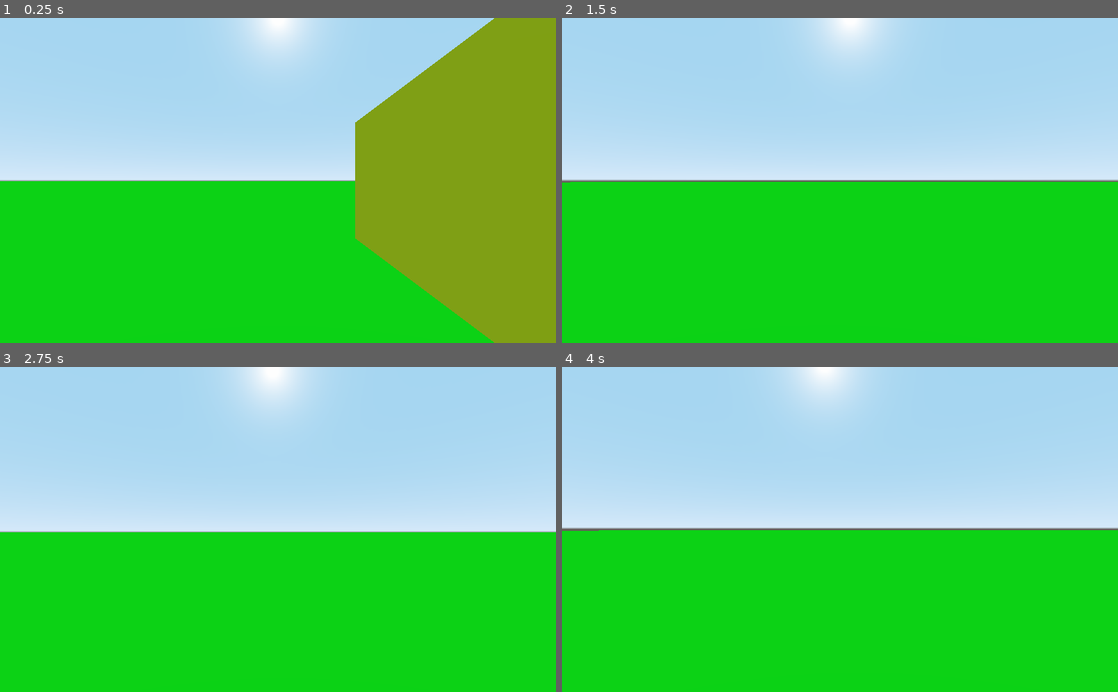
Above: before the commit, frames 1-4 (two rows, left to right).
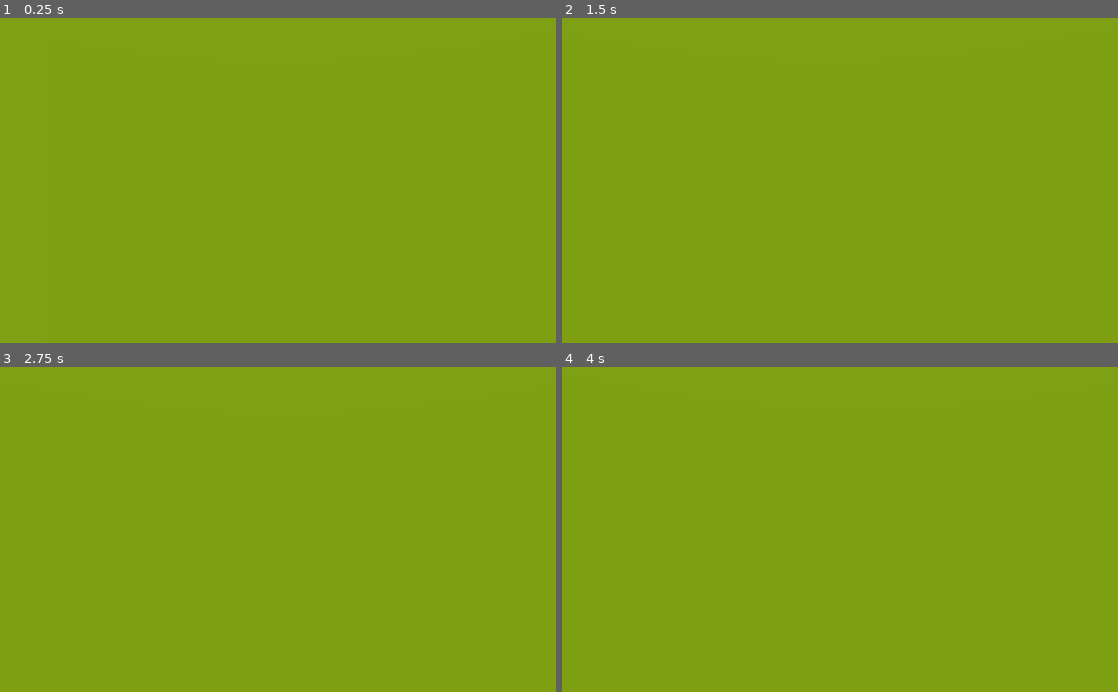
Above: after the commit, the same moments.

Repository: dktr0/NotWaitingForGodot
Game: Godot game, scene res://NotWaitingForGodot.tscn
Same seed, same stepped clock (60 frames per second), same inputs: the game is played once before the commit and once after it.
Inputs (mouse positions are in pixels of both pictures, inside the frame that each line leads up to):
- Up to frame 1 (0.25 s): no input
- Up to frame 2 (1.5 s): tap Enter at 0.5 s; move the mouse to (867, 180) at 0.52 s; hold W (left_stick_up) from 0.53 s (still down); tap Space (a_button) at 0.6, 1.25, 1.35 s; click (867, 180) at 0.67 s; move the mouse to (812, 180) at 1.27 s
- Up to frame 3 (2.75 s): keep holding W (left_stick_up); move the mouse to (289, 523) at 2.02 s; tap Space (a_button) at 2.1 s
- Up to frame 4 (4 s): keep holding W (left_stick_up); tap Enter at 2.75 s; move the mouse to (834, 536) at 2.77 s; tap Space (a_button) at 2.85, 3.6 s; click (834, 536) at 2.92 s; move the mouse to (878, 532) at 3.52 s

The runs differ from the first frame. In frame 1, 72% of the frame differs, in the area x 0-89%, y 0-100%; in frame 2, 100%, in the area x 0-100%, y 0-100%; in frame 3, 100%; in frame 4, 100%.

Commit message:
20231122

Diff:
--- a/World.gd
+++ b/World.gd
@@ -2,106 +2,106 @@
 
 func _ready():
 	print("World::_ready()");
-	$"/root/NotWaitingForGodot/Player".playerStart(-2,2,-18);
-	makeACube(0,-1,0,0,1,0,800,1,800);
-	davidReady(0,0,0);
-	jackReady(0,0,40);
-	nadiaReady(0,0,80);
-	leoReady(0,0,120);
-
-func davidReady(x=0,y=0,z=0):
-	cubeRow("                    ",x+0,y+0,z-20,2,0,1,1,0);
-	cubeRow("+++++++             ",x+0,y+0,z-18,2,0,1,1,0);
-	cubeRow("      +         +++ ",x+0,y+0,z-16,2,0,1,1,0);
-	cubeRow("      +++++++   + + ",x+0,y+0,z-14,2,0,1,1,0);
-	cubeRow("      +     +++++ + ",x+0,y+0,z-12,2,0,1,1,0);
-	cubeRow("   ++++++   +++   + ",x+0,y+0,z-10,2,0,1,1,0);
-	cubeRow("   +    +   ++    + ",x+0,y+0,z-8,2,0,1,1,0);
-	cubeRow("   ++   +   +     + ",x+0,y+0,z-6,2,0,1,1,0);
-	cubeRow("    +   +   +     + ",x+0,y+0,z-4,2,0,1,1,0);
-	cubeRow("  +++   +   +     + ",x+0,y+0,z-2,2,0,1,1,0);
-	cubeRow("  +   +++   +     + ",x+0,y+0,z+0,2,0,1,1,0);
-	cubeRow("  +   +     +     + ",x+0,y+0,z+2,2,0,1,1,0);
-	cubeRow("  +      ++++     + ",x+0,y+0,z+4,2,0,1,1,0);
-	cubeRow("  ++++++++    +++++ ",x+0,y+0,z+6,2,0,1,1,0);
-	cubeRow("              +     ",x+0,y+0,z+8,2,0,1,1,0);
-	cubeRow("      ++++++++++++  ",x+0,y+0,z+10,2,0,1,1,0);
-	cubeRow("  +++++          +  ",x+0,y+0,z+12,2,0,1,1,0);
-	cubeRow("  +   ++++++++++++  ",x+0,y+0,z+14,2,0,1,1,0);
-	cubeRow("  +     +           ",x+0,y+0,z+16,2,0,1,1,0);
-	cubeRow("  +                 ",x+0,y+0,z+18,2,0,1,1,0);
-
-func jackReady(x=0, y=0, z=0):
-	cubeRow ("..+.................",x+0,y+0,z-20, 2, 0, 1, 1, 1);
-	cubeRow ("  +    ++++++++++++ ",x+0,y+0,z-18, 2, 0, 1, 1, 1);
-	cubeRow ("  ++++++            ",x+0,y+0,z-16, 2, 0, 1, 1, 1);
-	cubeRow ("    +++           + ",x+0,y+0,z-14, 2, 0, 1, 1, 1);
-	cubeRow ("     +++         ++ ",x+0,y+0,z-12, 2, 0, 1, 1, 1);
-	cubeRow ("       +       +++  ",x+0,y+0,z-10, 2, 0, 1, 1, 1);
-	cubeRow ("     +++      ++    ",x+0,y+0,z-8, 2, 0, 1, 1, 1);
-	cubeRow ("       ++ +  ++     ",x+0,y+0,z-6, 2, 0, 1, 1, 1);
-	cubeRow ("        ++++++      ",x+0,y+0,z-4, 2, 0, 1, 1, 1);
-	cubeRow ("            +++++++ ",x+0,y+0,z-2, 2, 0, 1, 1, 1);
-	cubeRow ("        ++++++   ++ ",x+0,y+0,z+0, 2, 0, 1, 1, 1);
-	cubeRow (" ++++++++        +  ",x+0,y+0,z+2, 2, 0, 1, 1, 1);
-	cubeRow (" +      ++++     +  ",x+0,y+0,z+4, 2, 0, 1, 1, 1);
-	cubeRow (" ++++++++++      +  ",x+0,y+0,z+6, 2, 0, 1, 1, 1);
-	cubeRow ("       +++       +  ",x+0,y+0,z+8, 2, 0, 1, 1, 1);
-	cubeRow ("      +++++++    +  ",x+0,y+0,z+10, 2, 0, 1, 1, 1);
-	cubeRow (" +        ++        ",x+0,y+0,z+12, 2, 0, 1, 1, 1);
-	cubeRow (" +++     ++++++++++ ",x+0,y+0,z+14, 2, 0, 1, 1, 1);
-	cubeRow (" ++++++++++++       ",x+0,y+0,z+16, 2, 0, 1, 1, 1);
-	cubeRow (" +                  ",x+0,y+0,z+18, 2, 0, 1, 1, 1);
-
-func nadiaReady(x=0, y=0, z=0):
-	cubeRow(".++.................", x,y+0,z-20,2,0,0,0,0);
-	cubeRow("  +++               ", x,y+0,z-18,2,0, 0,0,0);
-	cubeRow("    +++++++++++     ", x,y+0,z-16,2,0, 0,0,0);
-	cubeRow("     ++       +++++ ", x,y+0,z-14,2,0, 0,0,0);
-	cubeRow("     +++      ++    ", x,y+0,z-12,2,0, 0.5,0,0);
-	cubeRow("    ++  +     ++    ", x,y+0,z-10,2,0, 0,0,0);
-	cubeRow("   ++   +++++++     ", x,y+0,z-8,2,0, 0,0,0);
-	cubeRow("  +++    ++         ", x,y+0,z-6,2,0, 0,0,0);
-	cubeRow("+++      +++        ", x,y+0,z-4,2,0, 0,0,0);
-	cubeRow("+++        ++       ", x,y+0,z-2,2,0,0,0,0);
-	cubeRow("      +++++++       ", x,y+0,z-0,2,0, 0,0,0);
-	cubeRow("      +     +       ", x,y+0,z+2,2,0, 0,0,0);
-	cubeRow("    +++ ++++++      ", x,y+0,z+4,2,0, 0,0,0);
-	cubeRow("        +    +      ", x,y+0,z+6,2,0, 0,0,0);
-	cubeRow("        +     +     ", x,y+0,z+8,2,0, 0,0,0);
-	cubeRow("     ++++      ++++ ", x,y+0,z+10,2,0, 0,0,0);
-	cubeRow("   +++  ++      ++  ", x,y+0,z+12,2,0, 0,0,0);
-	cubeRow(" ++++   ++       ++ ", x,y+0,z+14,2,0, 0,0,0);
-	cubeRow("    +            ++ ", x,y+0,z+16,2,0, 0,0,0);
-	cubeRow("..+++...............", x,y+0,z+18,2,0, 0,0,0);
-
-func leoReady(x=0,y=0,z=0):
-	cubeRow(" ++         ++       ", x+0,y+0,z-20,2,0, 1,1,0);
-	cubeRow(" +  ++++++++++      ", x+0,y+0,z-18,2,0, 1,1,0);
-	cubeRow(" +++++      ++      ", x+0,y+0,z-16,2,0, 1,1,0);
-	cubeRow("          ++++++    ", x+0,y+0,z-14,2,0, 1,1,0);
-	cubeRow("    +++++      +    ", x+0,y+0,z-12,2,0, 1,1,0);
-	cubeRow("   +++  +      +    ", x+0,y+0,z-10,2,0, 1,1,0);
-	cubeRow("    ++  +      +    ", x+0,y+0,z-8,2,0, 1,1,0);
-	cubeRow("   +++++++++   +    ", x+0,y+0,z-6,2,0, 1,1,0);
-	cubeRow("   +           +    ", x+0,y+0,z-4,2,0, 1,1,0);
-	cubeRow("   +     ++   ++    ", x+0,y+0,z-2,2,0, 1,1,0);
-	cubeRow("   +  ++++++   +    ", x+0,y+0,z-0,2,0, 1,1,0);
-	cubeRow("   +++++   +++++    ", x+0,y+0,z+2,2,0, 1,1,0);
-	cubeRow("    +         +++   ", x+0,y+0,z+4,2,0, 1,1,0);
-	cubeRow("    +     ++++++    ", x+0,y+0,z+6,2,0, 1,1,0);
-	cubeRow("   ++        ++     ", x+0,y+0,z+8,2,0, 1,1,0);
-	cubeRow("   +         ++     ", x+0,y+0,z+10,2,0, 1,1,0);
-	cubeRow("+++++   ++++++  ++++", x+0,y+0,z+12,2,0, 1,1,0);
-	cubeRow("++++++          ++++", x+0,y+0,z+14,2,0, 1,1,0);
-	cubeRow("+++++  +++++++  ++++", x+0,y+0,z+16,2,0, 1,1,0);
-	cubeRow("++++  ++++++++  ++++", x+0,y+0,z+18,2,0, 1,1,0);
+	$"/root/NotWaitingForGodot/Player".playerStart(2,31,-18);
+	# makeACube(0,-1,0,0,1,0,800,1,800);
+	davidReady(0,30,0,5);
+	jackReady(0,20,0,5);
+	nadiaReady(0,10,0,5);
+	leoReady(0,0,0,5);
+
+func davidReady(x=0,y=0,z=0,yScale=2):
+	cubeRow("                    ",x+0,y+0,z-20,2,0,1,1,0,yScale);
+	cubeRow(" ++++++             ",x+0,y+0,z-18,2,0,1,1,0,yScale);
+	cubeRow("      +         +++ ",x+0,y+0,z-16,2,0,1,1,0,yScale);
+	cubeRow("      +++++++   + + ",x+0,y+0,z-14,2,0,1,1,0,yScale);
+	cubeRow("      +     +++++ + ",x+0,y+0,z-12,2,0,1,1,0,yScale);
+	cubeRow("   ++++++   +++   + ",x+0,y+0,z-10,2,0,1,1,0,yScale);
+	cubeRow("   +    +   ++    + ",x+0,y+0,z-8,2,0,1,1,0,yScale);
+	cubeRow("   ++   +   +     + ",x+0,y+0,z-6,2,0,1,1,0,yScale);
+	cubeRow("    +   +   +     + ",x+0,y+0,z-4,2,0,1,1,0,yScale);
+	cubeRow("  +++   +   +     + ",x+0,y+0,z-2,2,0,1,1,0,yScale);
+	cubeRow("  +   +++   +     + ",x+0,y+0,z+0,2,0,1,1,0,yScale);
+	cubeRow("  +++++     +     + ",x+0,y+0,z+2,2,0,1,1,0,yScale);
+	cubeRow("  +      ++++     + ",x+0,y+0,z+4,2,0,1,1,0,yScale);
+	cubeRow("  ++++++++    +++++ ",x+0,y+0,z+6,2,0,1,1,0,yScale);
+	cubeRow("         +    +     ",x+0,y+0,z+8,2,0,1,1,0,yScale);
+	cubeRow("      ++++ ++++     ",x+0,y+0,z+10,2,0,1,1,0,yScale);
+	cubeRow("  +++++    +        ",x+0,y+0,z+12,2,0,1,1,0,yScale);
+	cubeRow("  +   +++  ++++     ",x+0,y+0,z+14,2,0,1,1,0,yScale);
+	cubeRow("  +     +     O     ",x+0,y+0,z+16,2,0,1,1,0,yScale);
+	cubeRow("                    ",x+0,y+0,z+18,2,0,1,1,0,yScale);
+
+func jackReady(x=0, y=0, z=0, yScale=2):
+	cubeRow ("....................",x+0,y+0,z-20, 2, 0, 1, 1, 1,yScale);
+	cubeRow ("  +    +++++++++    ",x+0,y+0,z-18, 2, 0, 1, 1, 1,yScale);
+	cubeRow ("  ++++++    +  +    ",x+0,y+0,z-16, 2, 0, 1, 1, 1,yScale);
+	cubeRow ("    ++++++  +     + ",x+0,y+0,z-14, 2, 0, 1, 1, 1,yScale);
+	cubeRow ("     +++ ++ +    ++ ",x+0,y+0,z-12, 2, 0, 1, 1, 1,yScale);
+	cubeRow ("       +  +++  +++  ",x+0,y+0,z-10, 2, 0, 1, 1, 1,yScale);
+	cubeRow ("     +++      ++    ",x+0,y+0,z-8, 2, 0, 1, 1, 1,yScale);
+	cubeRow ("       ++++  ++     ",x+0,y+0,z-6, 2, 0, 1, 1, 1,yScale);
+	cubeRow ("    +   ++++++      ",x+0,y+0,z-4, 2, 0, 1, 1, 1,yScale);
+	cubeRow ("    +       +++++++ ",x+0,y+0,z-2, 2, 0, 1, 1, 1,yScale);
+	cubeRow ("    +   ++++++   ++ ",x+0,y+0,z+0, 2, 0, 1, 1, 1,yScale);
+	cubeRow (" ++++++++        +  ",x+0,y+0,z+2, 2, 0, 1, 1, 1,yScale);
+	cubeRow (" +      ++++     +  ",x+0,y+0,z+4, 2, 0, 1, 1, 1,yScale);
+	cubeRow (" ++++++++++     0+  ",x+0,y+0,z+6, 2, 0, 1, 1, 1,yScale);
+	cubeRow ("       +++       +  ",x+0,y+0,z+8, 2, 0, 1, 1, 1,yScale);
+	cubeRow ("      +++++++    +  ",x+0,y+0,z+10, 2, 0, 1, 1, 1,yScale);
+	cubeRow (" +        ++        ",x+0,y+0,z+12, 2, 0, 1, 1, 1,yScale);
+	cubeRow (" +++      +++++++++ ",x+0,y+0,z+14, 2, 0, 1, 1, 1,yScale);
+	cubeRow (" ++++++++++++++++   ",x+0,y+0,z+16, 2, 0, 1, 1, 1,yScale);
+	cubeRow ("                    ",x+0,y+0,z+18, 2, 0, 1, 1, 1,yScale);
+
+func nadiaReady(x=0, y=0, z=0,yScale=2):
+	cubeRow("....................", x,y+0,z-20,2,0,0,0,0,yScale);
+	cubeRow("  +++               ", x,y+0,z-18,2,0, 0,0,0,yScale);
+	cubeRow("    +++++o+++++     ", x,y+0,z-16,2,0, 0,0,0,yScale);
+	cubeRow("     ++  oo   +++++ ", x,y+0,z-14,2,0, 0,0,0,yScale);
+	cubeRow("     +++      ++    ", x,y+0,z-12,2,0, 0.5,0,0,yScale);
+	cubeRow("    ++  +     ++    ", x,y+0,z-10,2,0, 0,0,0,yScale);
+	cubeRow("   ++   +++++++     ", x,y+0,z-8,2,0, 0,0,0,yScale);
+	cubeRow("  +++    ++         ", x,y+0,z-6,2,0, 0,0,0,yScale);
+	cubeRow(" ++      +++        ", x,y+0,z-4,2,0, 0,0,0,yScale);
+	cubeRow(" ++        ++       ", x,y+0,z-2,2,0,0,0,0,yScale);
+	cubeRow(" ++   +++ +++       ", x,y+0,z-0,2,0, 0,0,0,yScale);
+	cubeRow(" ++  ++    ++       ", x,y+0,z+2,2,0, 0,0,0,yScale);
+	cubeRow(" ++++++ ++++++      ", x,y+0,z+4,2,0, 0,0,0,yScale);
+	cubeRow("       ++    ++++++ ", x,y+0,z+6,2,0, 0,0,0,yScale);
+	cubeRow("       ++     ++    ", x,y+0,z+8,2,0, 0,0,0,yScale);
+	cubeRow("     ++++      ++++ ", x,y+0,z+10,2,0, 0,0,0,yScale);
+	cubeRow("   +++  ++++++++++  ", x,y+0,z+12,2,0, 0,0,0,yScale);
+	cubeRow(" ++++   ++       ++ ", x,y+0,z+14,2,0, 0,0,0,yScale);
+	cubeRow("    ++           ++ ", x,y+0,z+16,2,0, 0,0,0,yScale);
+	cubeRow("....................", x,y+0,z+18,2,0, 0,0,0,yScale);
+
+func leoReady(x=0,y=0,z=0,yScale=2):
+	cubeRow("                    ", x+0,y+0,z-20,2,0, 1,1,0,yScale);
+	cubeRow(" ++         ++      ", x+0,y+0,z-18,2,0, 1,1,0,yScale);
+	cubeRow(" +  ++++++++++      ", x+0,y+0,z-16,2,0, 1,1,0,yScale);
+	cubeRow("    +  +++++  ++    ", x+0,y+0,z-14,2,0, 1,1,0,yScale);
+	cubeRow("    +++++ ++++++    ", x+0,y+0,z-12,2,0, 1,1,0,yScale);
+	cubeRow("   +++  +      +    ", x+0,y+0,z-10,2,0, 1,1,0,yScale);
+	cubeRow("    ++  +      +    ", x+0,y+0,z-8,2,0, 1,1,0,yScale);
+	cubeRow("   +++++++++++++    ", x+0,y+0,z-6,2,0, 1,1,0,yScale);
+	cubeRow("   + +      +  +    ", x+0,y+0,z-4,2,0, 1,1,0,yScale);
+	cubeRow("   +++ ++++ ++++    ", x+0,y+0,z-2,2,0, 1,1,0,yScale);
+	cubeRow("   +   + ++    +    ", x+0,y+0,z-0,2,0, 1,1,0,yScale);
+	cubeRow("   +++++  ++++++    ", x+0,y+0,z+2,2,0, 1,1,0,yScale);
+	cubeRow("    +     +   +++   ", x+0,y+0,z+4,2,0, 1,1,0,yScale);
+	cubeRow("    +  + +++++++ +  ", x+0,y+0,z+6,2,0, 1,1,0,yScale);
+	cubeRow("   ++  + +   +   +  ", x+0,y+0,z+8,2,0, 1,1,0,yScale);
+	cubeRow("   +   +++   +   +  ", x+0,y+0,z+10,2,0, 1,1,0,yScale);
+	cubeRow(" ++++   ++++++ ++++ ", x+0,y+0,z+12,2,0, 1,1,0,yScale);
+	cubeRow(" +  +   +      +  + ", x+0,y+0,z+14,2,0, 1,1,0,yScale);
+	cubeRow(" ++++  ++++++  ++++ ", x+0,y+0,z+16,2,0, 1,1,0,yScale);
+	cubeRow("          0000      ", x+0,y+0,z+18,2,0, 1,1,0,yScale);
 
 func makeACube(x=0,y=0,z=0,r=1,g=0,b=0,xSize=2,ySize=2,zSize=2):
 	var sb = StaticBody.new();
 
 	var boxShape = BoxShape.new();
-	boxShape.extents = Vector3(xSize/2,ySize/2,zSize/2);
+	boxShape.extents = Vector3(xSize*0.5,ySize*0.5,zSize*0.5);
 	var owner = sb.create_shape_owner(sb);
 	sb.shape_owner_add_shape(owner, boxShape);
 
@@ -128,13 +128,18 @@
 	m.translation = Vector3(x,y,z);
 	add_child(m);
 
-func cubeRow(spec="",x=0,y=0,z=0,xInc=2,zInc=0,r=1,g=0,b=0):
+func cubeRow(spec="",x=0,y=0,z=0,xInc=2,zInc=0,r=1,g=0,b=0,yScale=2):
 	var head = spec.substr(0,1);
 	var tail = spec.substr(1,-1);
 	while head.length() > 0:
 		if head == " " || head == "." :
 			# print("putting a cube at " + str(x) + " " + str(y) + " " + str(z));
-			makeACube(x,y,z,r,g,b);
+			makeACube(x,y,z,r,g,b,2,yScale,2);
+			makeACube(x,y-yScale,z,r,g,b,2,yScale,2);
+		elif head == "0" || head =="O" || head =="o":
+			pass;
+		else:
+			makeACube(x,y-yScale,z,r,g,b,2,yScale,2);
 		x = x + xInc;
 		z = z + zInc;
 		head = tail.substr(0,1);
